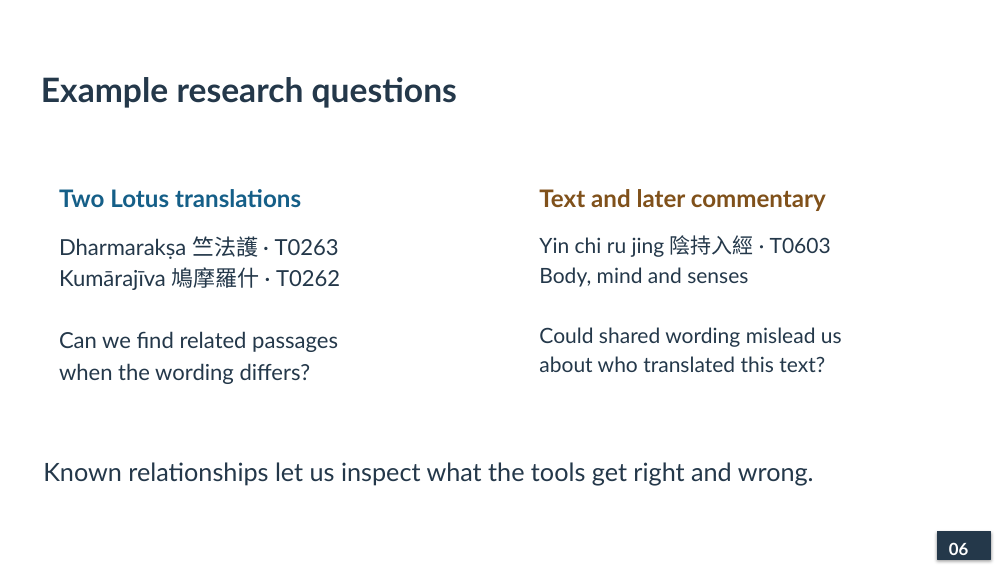
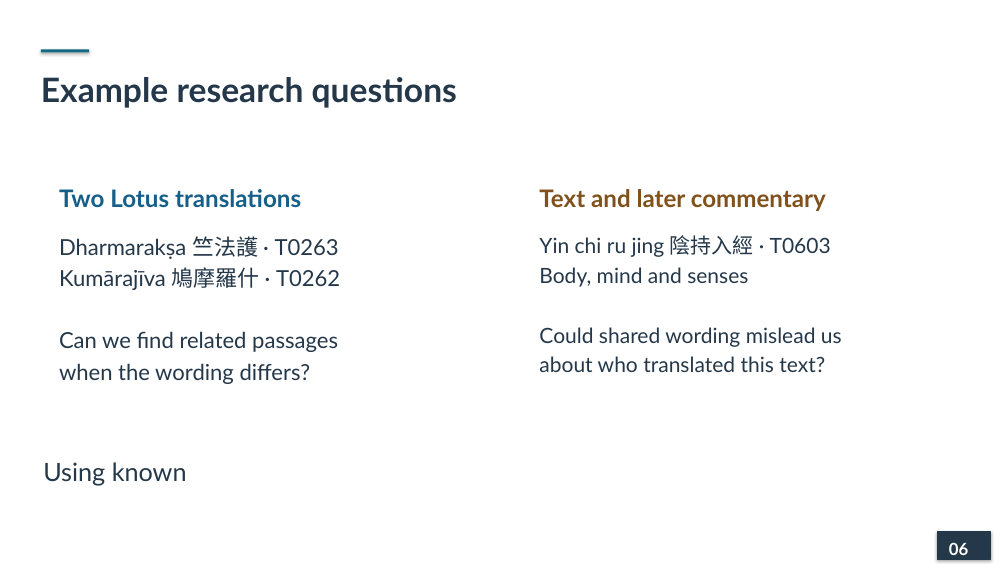
Before and after one commit to lopentu/cohort, a slide deck: slide 6 of docs/presentation/cohort-pnc-2026-main.pptx. Drawn at 1008x567 pixels with LibreOffice and Linux fonts; fonts in the diff are those of the drawing. Boxes give left, top, right and bottom in pixels: in the first picture for what was removed or moved away, otherwise in the second. Text is boxed around its words. In the diff, an @@ line names an element or a change of style, - is before the commit and + after.

```diff
--- a/docs/presentation/cohort-pnc-2026-main.pptx
+++ b/docs/presentation/cohort-pnc-2026-main.pptx
@@ rectangle added at bbox=[41, 49, 89, 52], fill #126B85 @@
@@ text at bbox=[43, 462, 187, 486]: text changed @@
-Known relationships let us inspect what the tools get right and wrong.
+Using known
```
Also in this commit, not shown: 19 other slides changed, 1 other file.
